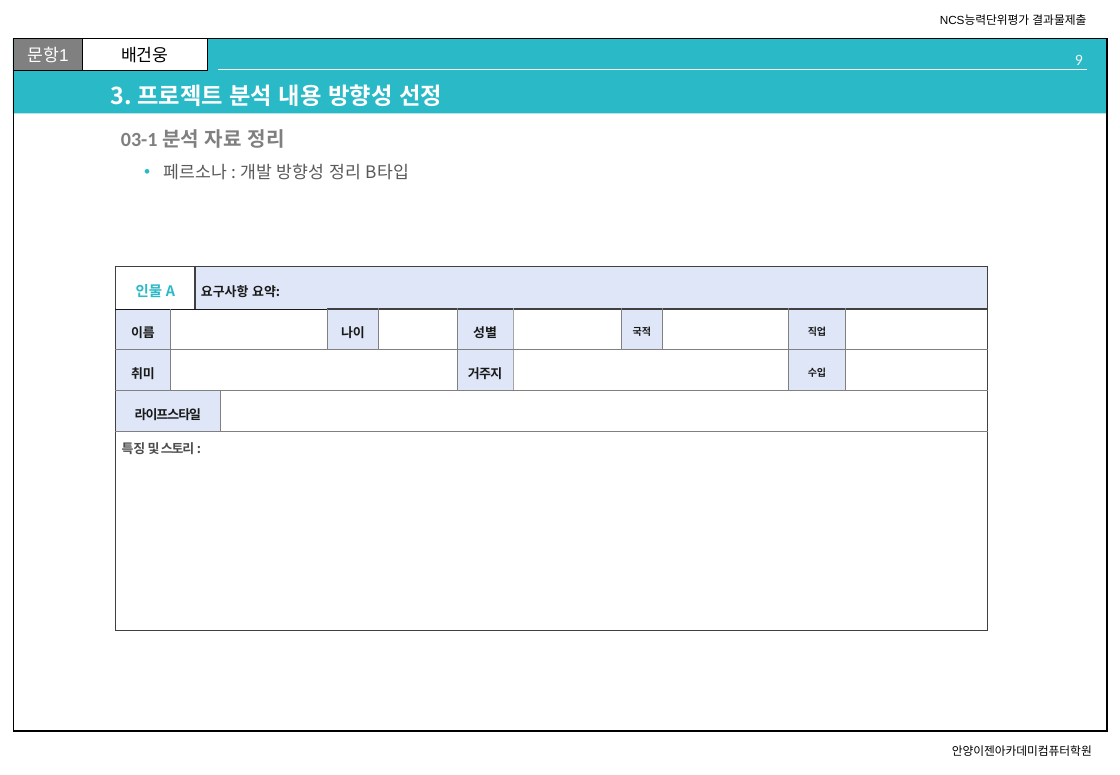
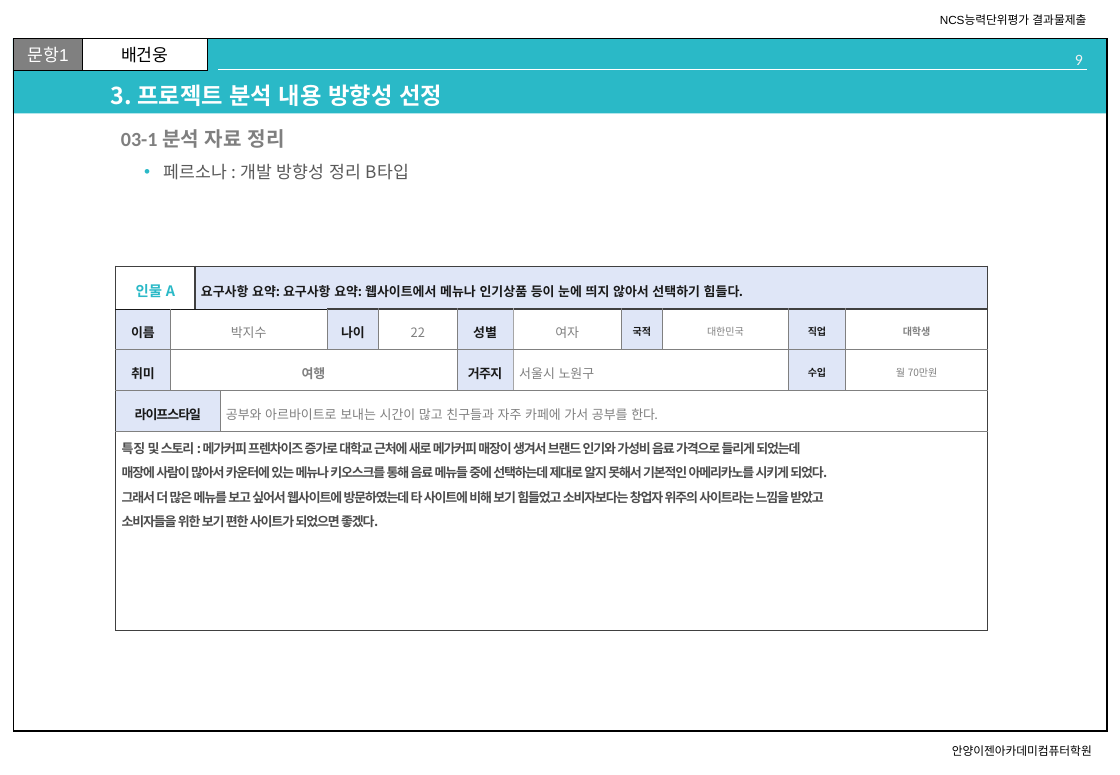
Before and after one commit to 100won-yes/100won_yes, a slide deck: slide 9 of d_homework/n_01_UIUX요구분석_제출양식.pptx. Drawn at 1120x775 pixels with LibreOffice and Linux fonts; fonts in the diff are those of the drawing. Boxes give left, top, right and bottom in pixels: in the first picture for what was removed or moved away, otherwise in the second. Text is boxed around its words. In the diff, an @@ line names an element or a change of style, - is before the commit and + after.

Commit message:
수업내용_210911

```diff
--- a/d_homework/n_01_UIUX요구분석_제출양식.pptx
+++ b/d_homework/n_01_UIUX요구분석_제출양식.pptx
@@ table at [116,267,988,632] @@
-row 1, column 3: 요구사항 요약:
+row 1, column 3: 요구사항 요약: 요구사항 요약: 웹사이트에서 메뉴나 인기상품 등이 눈에 띄지 않아서 선택하기 힘들다.
-row 2: 이름 |  |  |  | 나이 |  | 성별 |  | 국적 |  | 직업 | 
+row 2: 이름 | 박지수 |  |  | 나이 | 22 | 성별 | 여자 | 국적 | 대한민국 | 직업 | 대학생
-row 3: 취미 |  |  |  |  |  | 거주지 |  |  |  | 수입 | 
+row 3: 취미 | 여행 |  |  |  |  | 거주지 | 서울시 노원구 |  |  | 수입 | 월 70만원
-row 4, column 4: 
+row 4, column 4: 공부와 아르바이트로 보내는 시간이 많고 친구들과 자주 카페에 가서 공부를 한다.
-row 5, column 1: 특징 및 스토리 :
+row 5, column 1: 특징 및 스토리 : 메가커피 프렌차이즈 증가로 대학교 근처에 새로 메가커피 매장이 생겨서 브랜드 인기와 가성비 음료 가격으로 들리게 되었는데 / 매장에 사람이 많아서 카운터에 있는 메뉴나 키오스크를 통해 음료 메뉴들 중에 선택하는데 제대로 알지 못해서 기본적인 아메리카노를 시키게 되었다. / 그래서 더 많은 메뉴를 보고 싶어서 웹사이트에 방문하였는데 타 사이트에 비해 보기 힘들었고 소비자보다는 창업자 위주의 사이트라는 느낌을 받았고 / 소비자들을 위한 보기 편한 사이트가 되었으면 좋겠다.
```
Also in this commit, not shown: 15 other slides changed, 4 other files.
